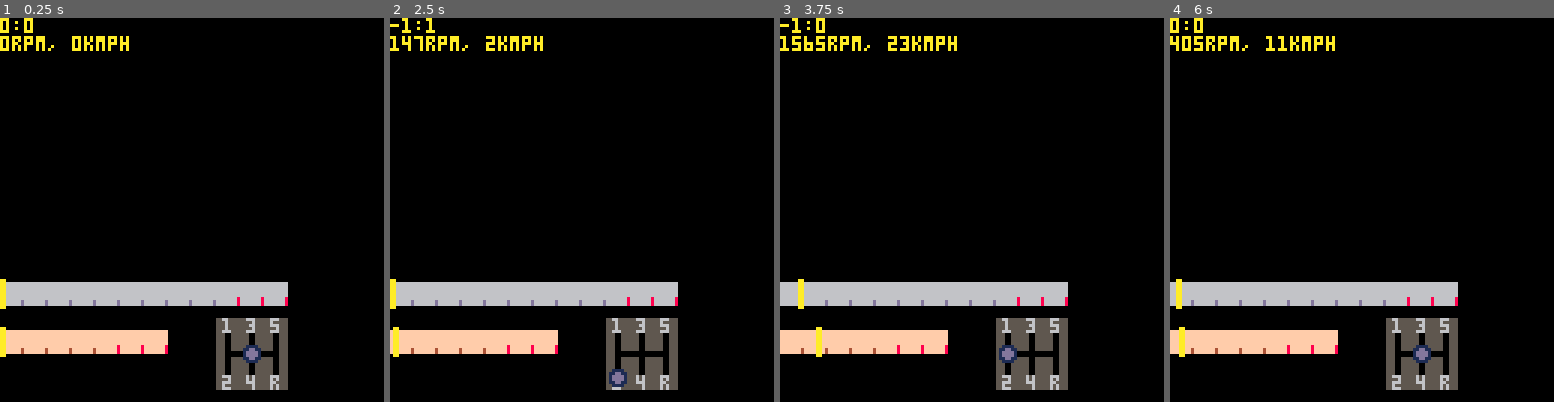
Above: before the commit, frames 1-4 (left to right).
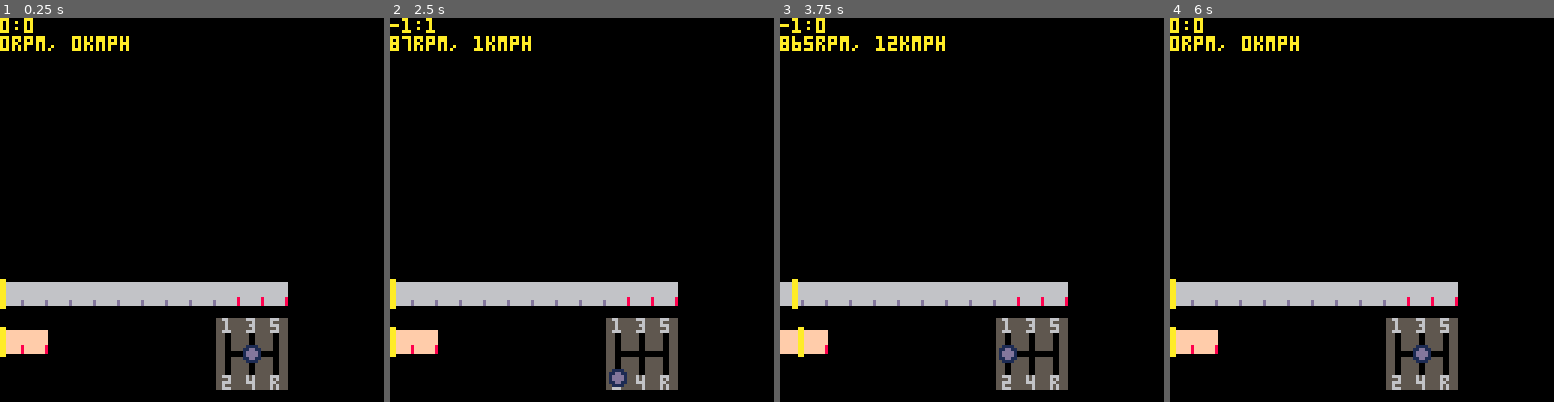
Above: after the commit, the same moments.

Repository: VedVid/PICOdrag
Game: PICO-8 cartridge picodrag.p8
Same seed, same stepped clock (60 frames per second), same inputs: the game is played once before the commit and once after it.
Inputs:
- Up to frame 1 (0.25 s): no input
- Up to frame 2 (2.5 s): hold Left 1.97-2.37 s; hold Down from 2.42 s (still down)
- Up to frame 3 (3.75 s): release Down at 2.82 s; hold Right 2.87-3.53 s; hold Up from 3.58 s (still down)
- Up to frame 4 (6 s): release Up at 4.08 s; hold Right 4.13-4.53 s; hold Down 4.58-5.08 s; hold Left 5.13-5.8 s; hold Up from 5.85 s (still down)

The runs differ from the first frame. In frame 1, 2.0% of the frame differs, in the area x 5-44%, y 81-88%; in frame 2, 2.6%; in frame 3, 2.9%; in frame 4, 3.2%, in the area x 0-44%, y 4-89%.

Commit message:
Adjusted speedometer, started working on tachometer

Diff:
--- a/picodrag.p8
+++ b/picodrag.p8
@@ -59,7 +59,7 @@
 
 function create_speedometer(x, y, car)
  local sprites = {}
- for i=1, (car.speed_max_for_gauge / car.speedometer_interval) do
+ for i=1, (car.speed_max_for_gauge / car.speedometer_interval) - 1 do
   add(sprites, 1)
  end
  add(sprites, 2)
@@ -70,9 +70,14 @@
 end
 
 function create_tachometer(x, y)
+ local sprites = {}
+ for i=1, (car.speed_max_for_gauge / 1000)  do
+  add(sprites, 17)
+ end
+ add(sprites, 18)
+ add(sprites, 18)
  return
-  create_gauge(x, y,
-   {17,17,17,17,18,18,18})
+  create_gauge(x, y, sprites)
 end
 
 function create_gearbox(x, y)
@@ -312,7 +317,7 @@
 -- cars and related math
 
 function make_car()
- return make_honda()
+ return make_abarth()
 end
 
 function make_honda()
@@ -325,7 +330,8 @@
  car.speedometer_interval = 30
  car.horsepower = 320
  car.rpm_max = 6500
- car.speed_max_for_gauge = 280
+ car.rpm_max_for_gauge = 6000
+ car.speed_max_for_gauge = 260
  car.final_drive_ratio = 4.11
  car.wheel_ratio = 0.34
  -- {nm, rpm}
@@ -390,7 +396,8 @@
  car.speedometer_interval = 20
  car.horsepower = 160
  car.rpm_max = 5500
- car.speed_max_for_gauge = 220
+ car.rpm_max_for_gauge = 5000
+ car.speed_max_for_gauge = 200
  car.final_drive_ratio = 3.36
  car.wheel_ratio = 0.30
  -- {nm, rpm}
